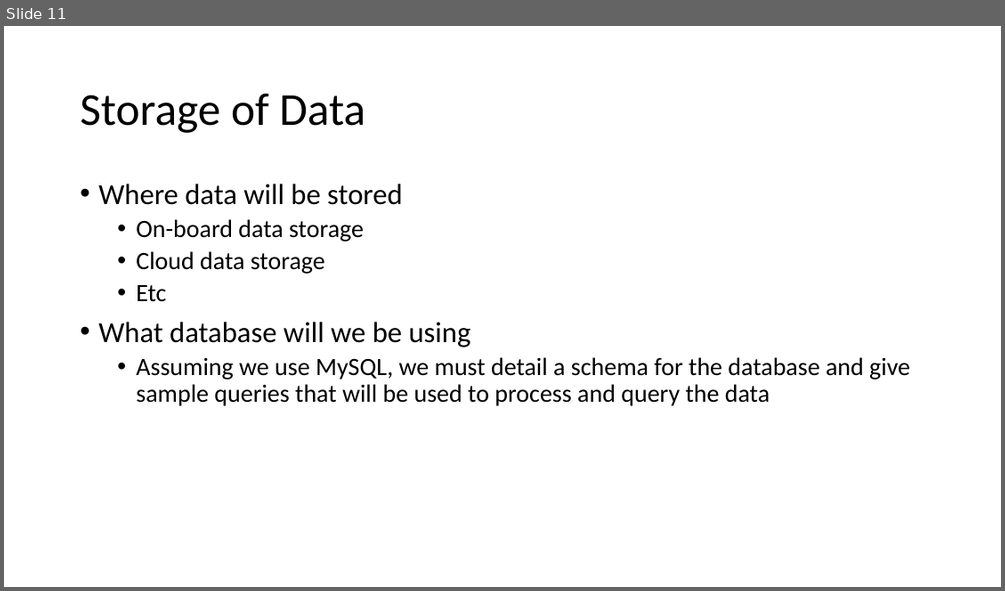
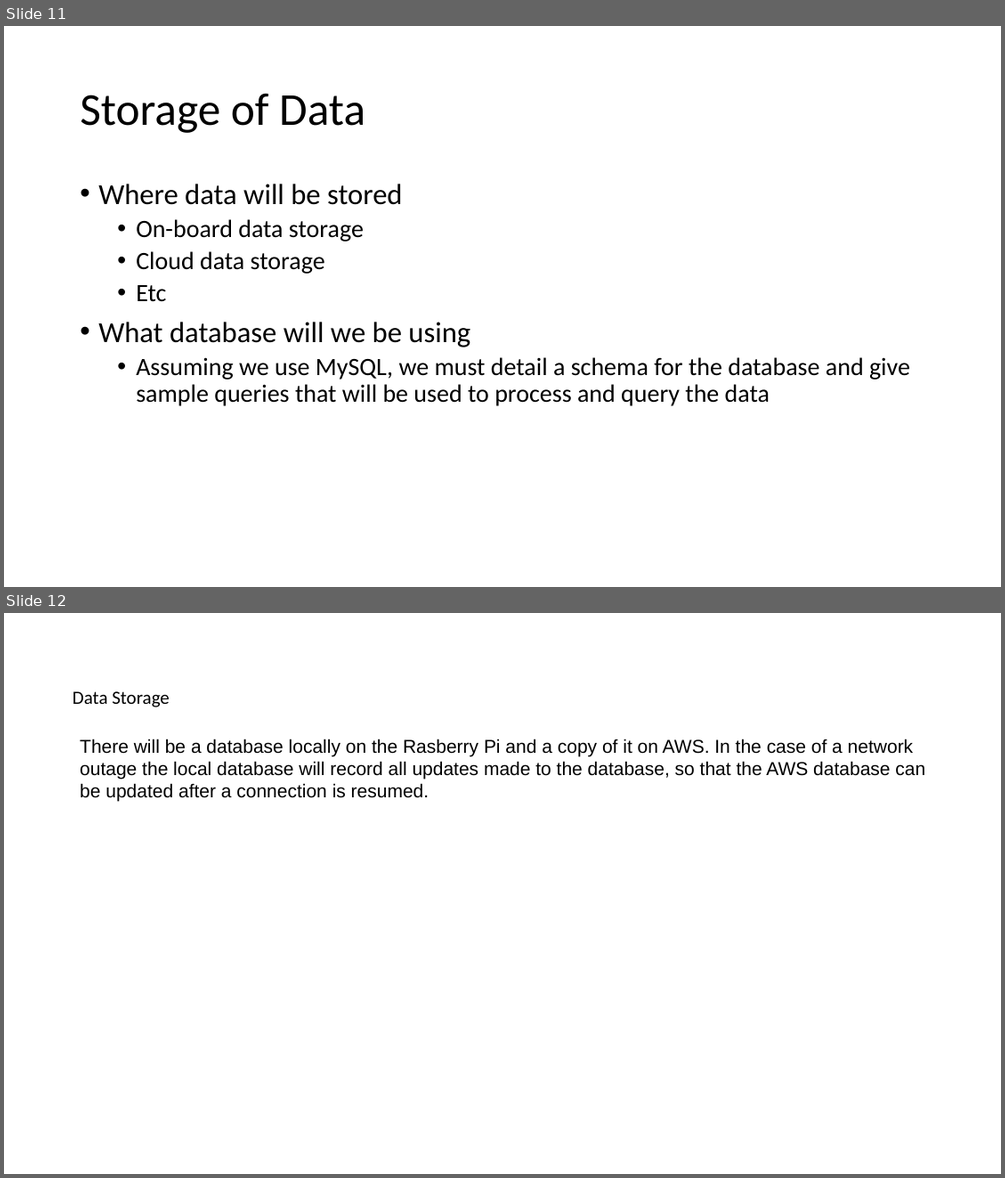
Before and after one commit to cianashby1337/IOT_CA1_Documentation, a slide deck: Slideshow template.pptx. Shown one above the other, each under a label of ours: slide 11 before the commit, slides 11 and 12 after it. The pictures are 1005x591 and 1005x1178 pixels, drawn with LibreOffice and Linux fonts; fonts in the diff are those of the drawing. Boxes give left, top, right and bottom in pixels: in the first picture for what was removed or moved away, otherwise in the second. Text is boxed around its words. In the diff, an @@ line names an element or a change of style, - is before the commit and + after.

Commit message:
Data Storage

```diff
--- a/Slideshow template.pptx
+++ b/Slideshow template.pptx
@@ slide 12 added at [4,613,1001,1174], background #FFFFFF @@
@@ title added at [73,691,170,707], 18 pt, text #000000 @@
+Data Storage
@@ text added at [80,738,925,802], 18 pt, text #000000 @@
+There will be a database locally on the Rasberry Pi and a copy of it on AWS. In the case of a network outage the local database will record all updates made to the database, so that the AWS database can be updated after a connection is resumed.
```
